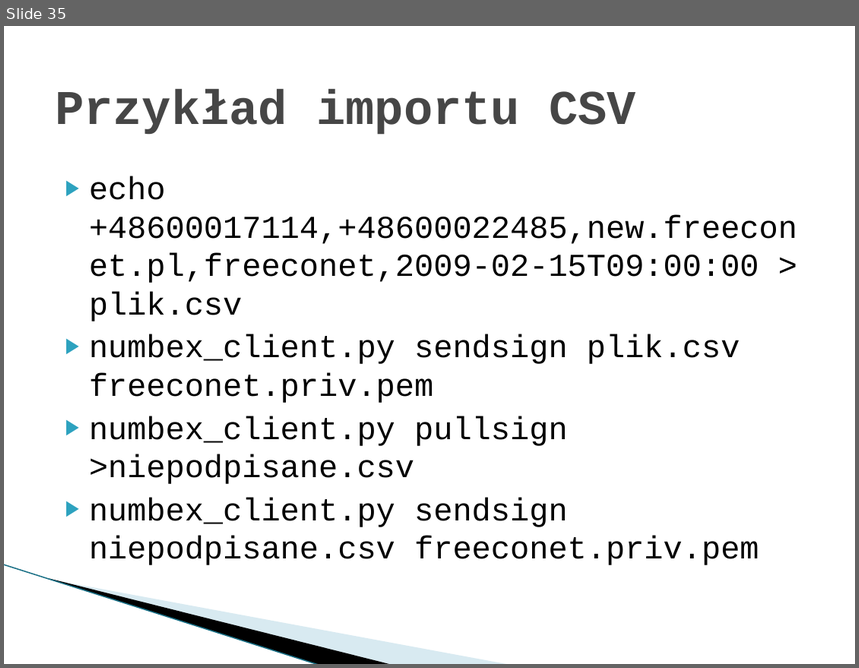
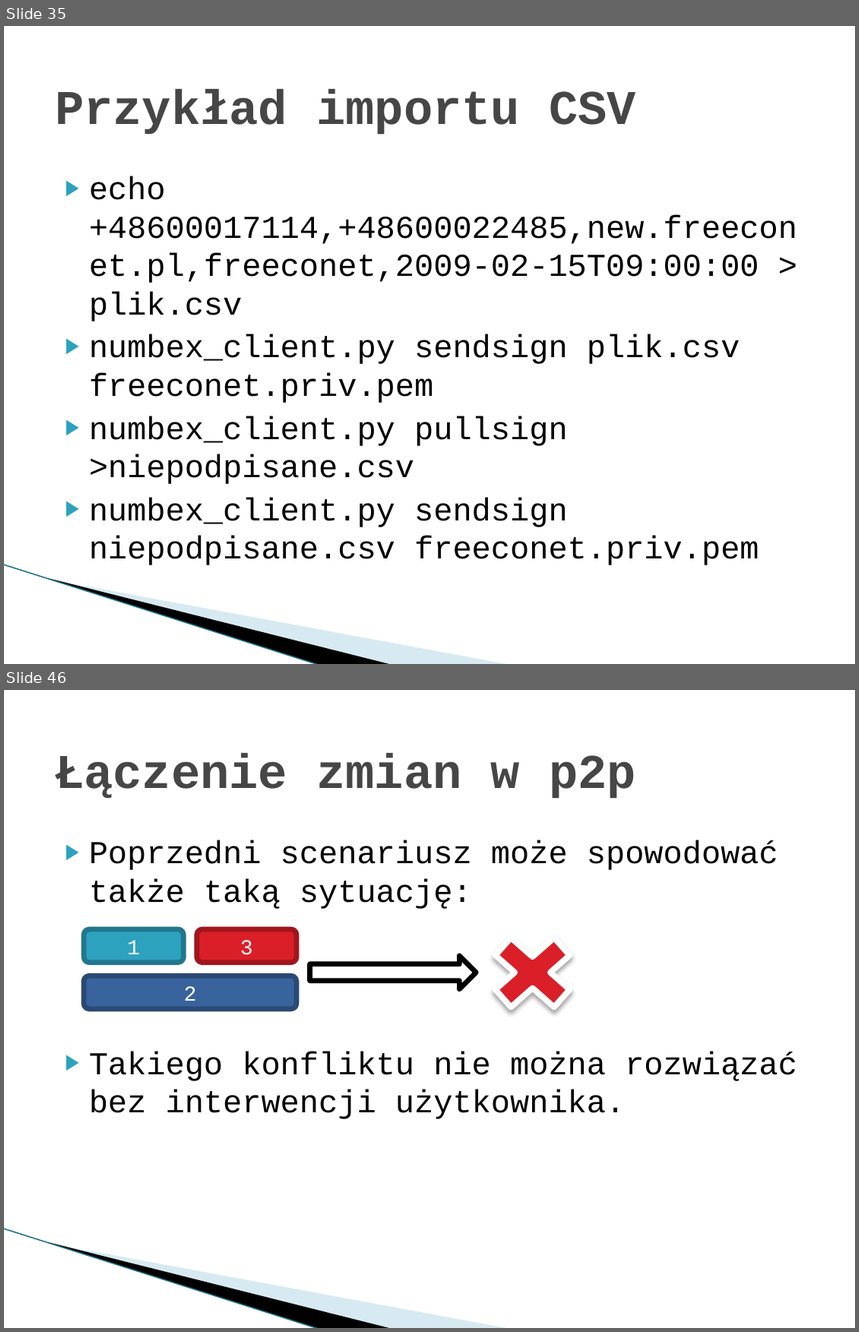
Before and after one commit to imbaczek/numbex, a slide deck: docs/NumbexFinalPresentation.pptx. Shown one above the other, each under a label of ours: slide 35 before the commit, slides 35 and 46 after it; the slides between them are not shown. The pictures are 859x668 and 859x1332 pixels, drawn with LibreOffice and Linux fonts; fonts in the diff are those of the drawing; background and template pictures are left out. Boxes give left, top, right and bottom in pixels: in the first picture for what was removed or moved away, otherwise in the second. Text is boxed around its words. In the diff, an @@ line names an element or a change of style, - is before the commit and + after.

```diff
--- a/docs/NumbexFinalPresentation.pptx
+++ b/docs/NumbexFinalPresentation.pptx
@@ slide 46 added at box(4, 690, 855, 1328), background #FFFFFF; not listed: 3 template elements that a slide beside it also shows @@
@@ title added at box(55, 753, 636, 799), 41 pt, text #464646, bold @@
+Łączenie zmian w p2p
@@ text added at box(89, 840, 797, 1119), 27 pt, text #000000 @@
+▶ Poprzedni scenariusz może spowodować także taką sytuację:
+▶ Takiego konfliktu nie można rozwiązać bez interwencji użytkownika.
@@ rounded rectangle added at box(84, 929, 183, 962), fill #2DA2BF, outline #21788D 4.33 pt, 18 pt, text #FFFFFF @@
+1
@@ rounded rectangle added at box(197, 929, 297, 962), fill #DA1F28, outline #A1171E 4.33 pt, 18 pt, text #FFFFFF @@
+3
@@ cross added at box(477, 923, 590, 1022), fill #DA1F28, outline #FFFFFF 5 pt @@
@@ right arrow added at box(310, 955, 475, 989), fill #FFFFFF, outline #000000 4.33 pt @@
@@ rounded rectangle added at box(84, 976, 297, 1009), fill #39639D, outline #2A4974 4.33 pt, 18 pt, text #FFFFFF @@
+2
```
Also in this commit, not shown: 1 slide changed, 12 other slides added.
